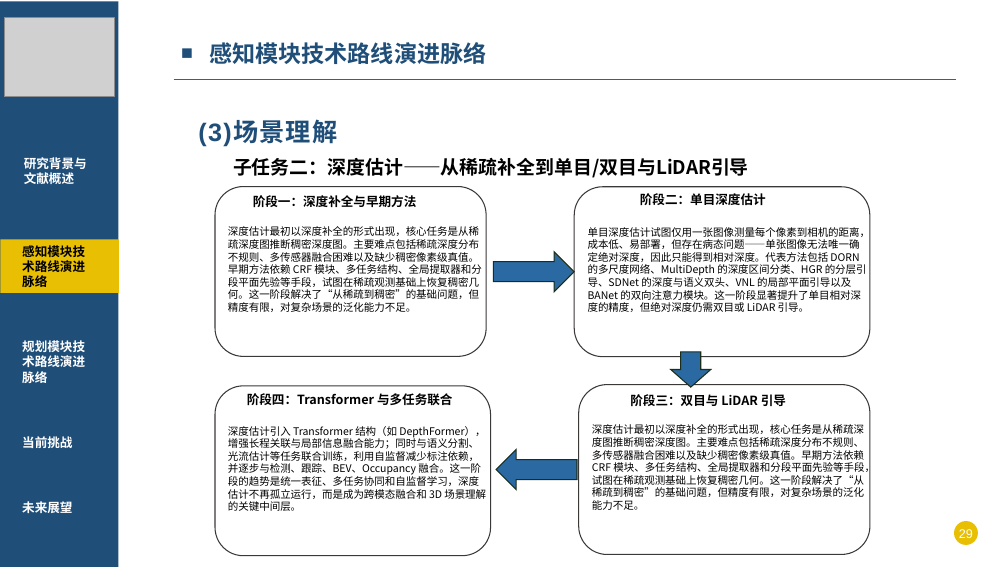
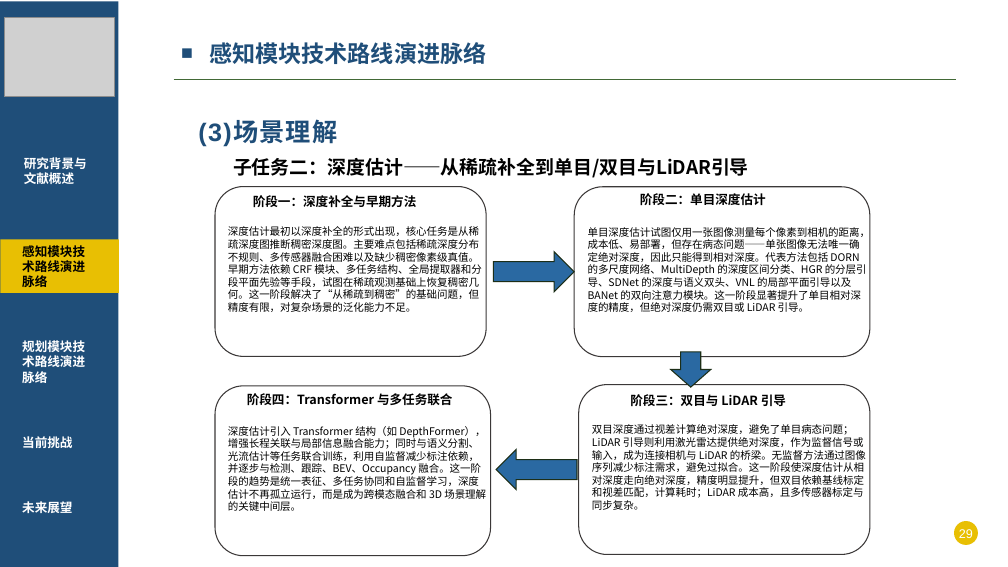
Before and after one commit to hxh5050/huangyiming-1023005272, a slide deck: slide 29 of 作业一.pptx. Drawn at 1008x567 pixels with LibreOffice and Linux fonts; fonts in the diff are those of the drawing; grey boxes stand for pictures. Boxes give left, top, right and bottom in pixels: in the first picture for what was removed or moved away, otherwise in the second. Text is boxed around its words. In the diff, an @@ line names an element or a change of style, - is before the commit and + after.

```diff
--- a/作业一.pptx
+++ b/作业一.pptx
@@ text at (592, 424, 866, 510): text changed @@
-深度估计最初以深度补全的形式出现，核心任务是从稀疏深度图推断稠密深度图。主要难点包括稀疏深度分布不规则、多传感器融合困难以及缺少稠密像素级真值。早期方法依赖 CRF 模块、多任务结构、全局提取器和分段平面先验等手段，试图在稀疏观测基础上恢复稠密几何。这一阶段解决了“从稀疏到稠密”的基础问题，但精度有限，对复杂场景的泛化能力不足。
+双目深度通过视差计算绝对深度，避免了单目病态问题；LiDAR 引导则利用激光雷达提供绝对深度，作为监督信号或输入，成为连接相机与 LiDAR 的桥梁。无监督方法通过图像序列减少标注需求，避免过拟合。这一阶段使深度估计从相对深度走向绝对深度，精度明显提升，但双目依赖基线标定和视差匹配，计算耗时；LiDAR 成本高，且多传感器标定与同步复杂。
```
